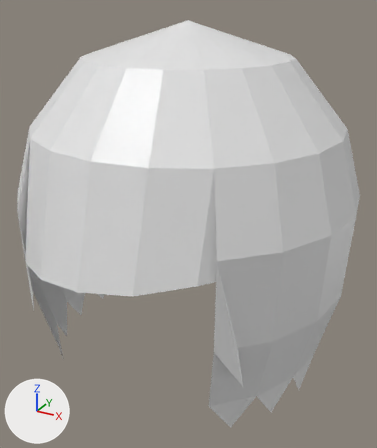
Renders of the glTF model assets/avatars/hair_bob_partl.glb from each side of a commit.
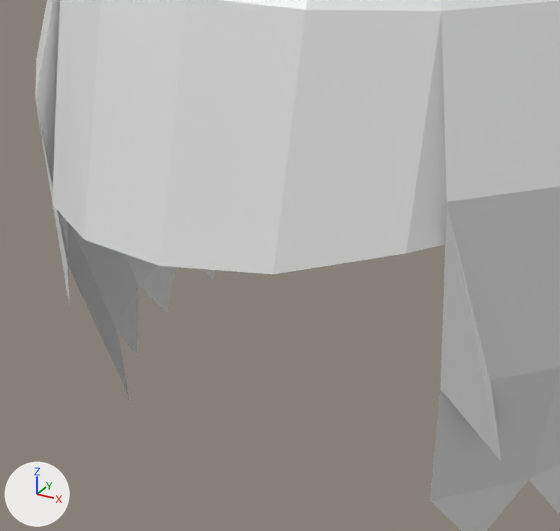
Each version is shown whole from a camera (50 mm lens) standing at (0.436, -0.792, 1.198) and looking at (0.012, -0.02, 0.812), then close up on the part from 0% to 72% of the width and 36% to 94% of the height. The axes (+X, +Y, +Z) are drawn at lower left. The lights are the same throughout. The older version's two pictures come first. Where no turn or scale is listed for an object, it has been applied to the vertices. Vertices at exactly the same position are counted once.

The older version as bpy lines, for what is in view:
```python
me_hair = bpy.data.meshes.new('hair')
me_hair.from_pydata(...)  # 117 vertices, 188 faces; spans x -0.302..0.302, y -0.317..0.302, z 0.54..1.16
me_hair.materials.append(mat_mathair)  # white #e7e7e7
ob_hair = bpy.data.objects.new('hair', me_hair)
ob_hair.location = (0.0, 0.0, 0.0)
```
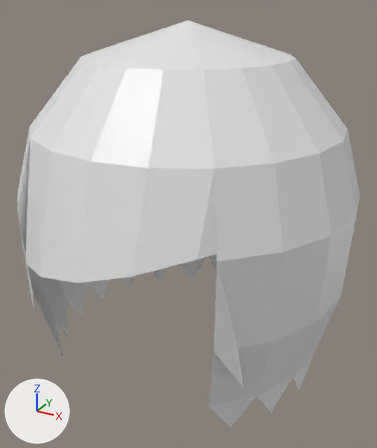
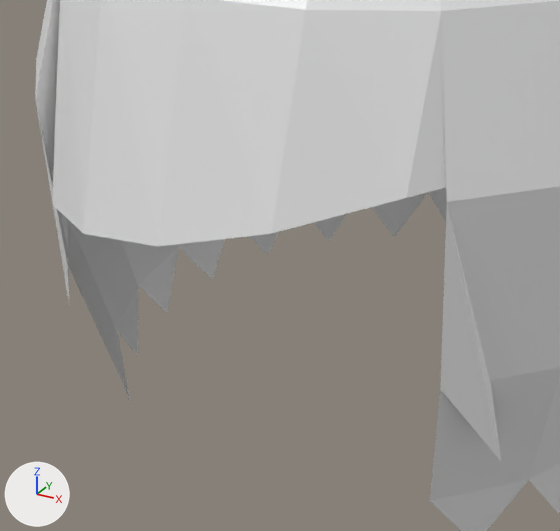
The change, as JSON lines over the scene's bpy script:
```json
{"block": "me_hair", "where": "me_hair.from_pydata(...)  # 117 vertices, 188 faces; spans x -0.302..0.302, y -0.317..0.302, z 0.54..1.16"}
{"block": "me_hair", "where": "# used by ob_hair; location = (0.0, 0.0, 0.0)"}
{"block": "me_hair", "change": "me_hair part 1"}
{"op": "set", "path": "me_hair.vertices[110].co", "old": "(-0.083, -0.302, 0.81)", "new": "(-0.083, -0.302, 0.815)", "note": "pixel (84, 239) -> pixel (83, 233)"}
{"op": "set", "path": "me_hair.vertices[111].co", "old": "(0.0, -0.317, 0.82)", "new": "(0.0, -0.317, 0.835)", "note": "pixel (159, 265) -> pixel (157, 246)"}
{"op": "set", "path": "me_hair.vertices[112].co", "old": "(0.083, -0.302, 0.83)", "new": "(0.083, -0.302, 0.86)", "note": "pixel (273, 274) -> pixel (271, 233)"}
{"op": "set", "path": "me_hair.vertices[113].co", "old": "(0.157, -0.26, 0.845)", "new": "(0.157, -0.26, 0.885)", "note": "pixel (406, 253) -> pixel (406, 197)"}
{"op": "set", "path": "me_hair.vertices[114].co", "old": "(0.216, -0.195, 0.85)", "new": "(0.216, -0.195, 0.895)"}
```

Changed parts and their boxes (x1, y1, x2, y2) in the close-ups (560 x 531 px; the box of a moved part takes in the faces that stretch with it):
```json
{"part": 1, "of": "me_hair", "change": "moved or reshaped", "before": [53, 0, 447, 274], "after": [53, 0, 446, 246]}
```
